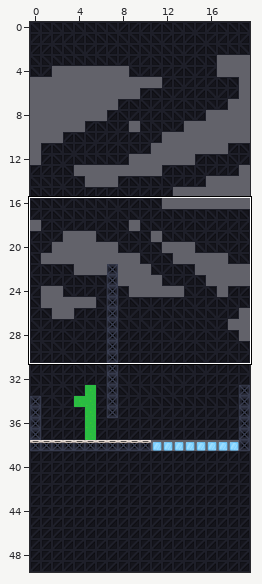
Two versions of a level (Tiled map, Game/maps/1.tmx). The picture above shows the old version from afar; the outline marks the close-up.
Close-up. Before the edit:
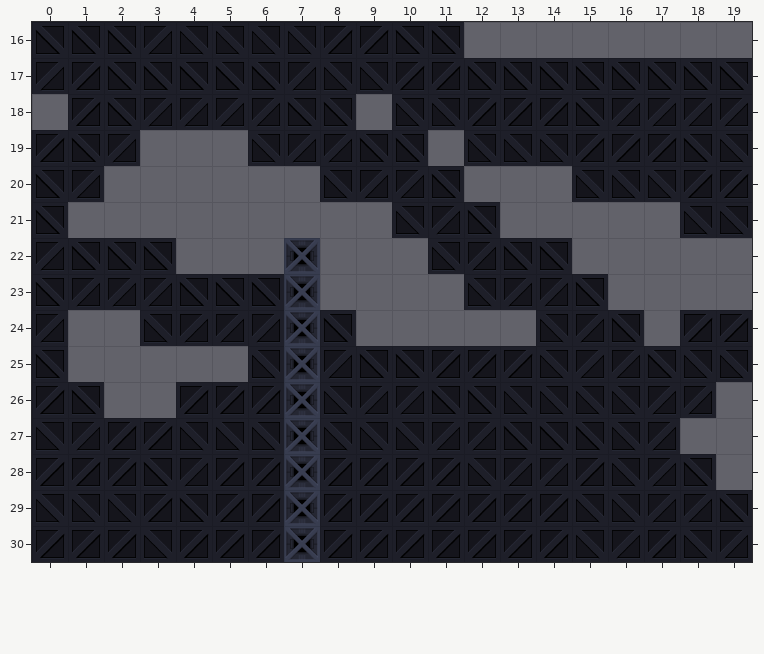
Cells are 128x128 px. Shown: x 0..19, y 16..30.
Now the later version:
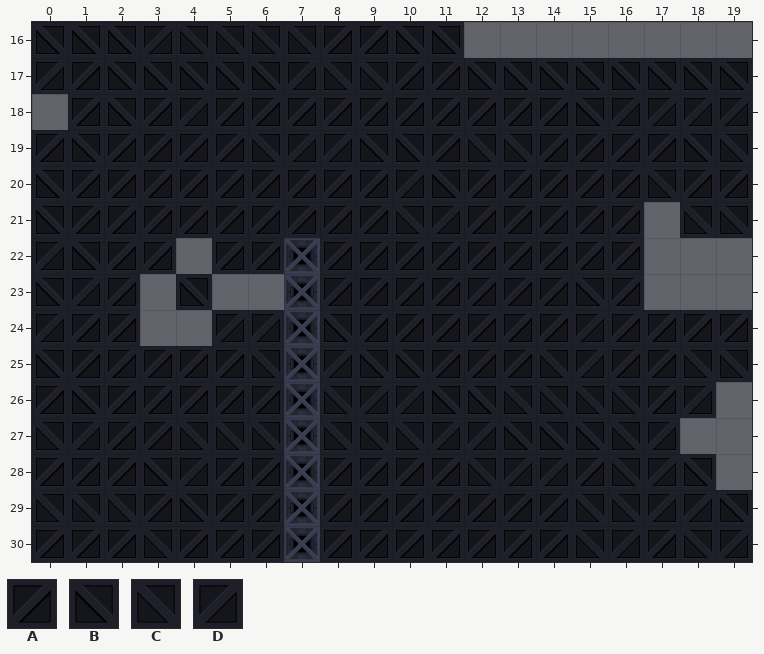
Key: from "MAP": A 15, B 16, C 26, D 27.
_ is an empty cell, . an unchanged one.
The exact change:
--- layer "level"
@@ x 1..17 @@
-18 ..D.DDBB_CC......
-19 .D___....._..C...
-20 D______CD..___CC.
-21 _________..B____.
-22 .BB.__.___CDBB__.
-23 .DD.BB.____CDD._.
-24 __CD...._____C.B_
-25 _____..........DB
-26 .__.............D
+18 ..A.AAAAAAA......
+19 .AAAA.....A..A...
+20 AAAAAAAAA..AAAAA.
+21 AAAAAAAAA..AAAAA.
+22 .AA.AA.AAAAAAAAA.
+23 .A_.__.AAAAAAA.A.
+24 AA__....AAAAAA.AA
+25 AAAAA..........AA
+26 .AA.............A
Where, in picture pixels (left, top, right, bottom), the same in both close-ups:
changed: (68, 94, 680, 418)
